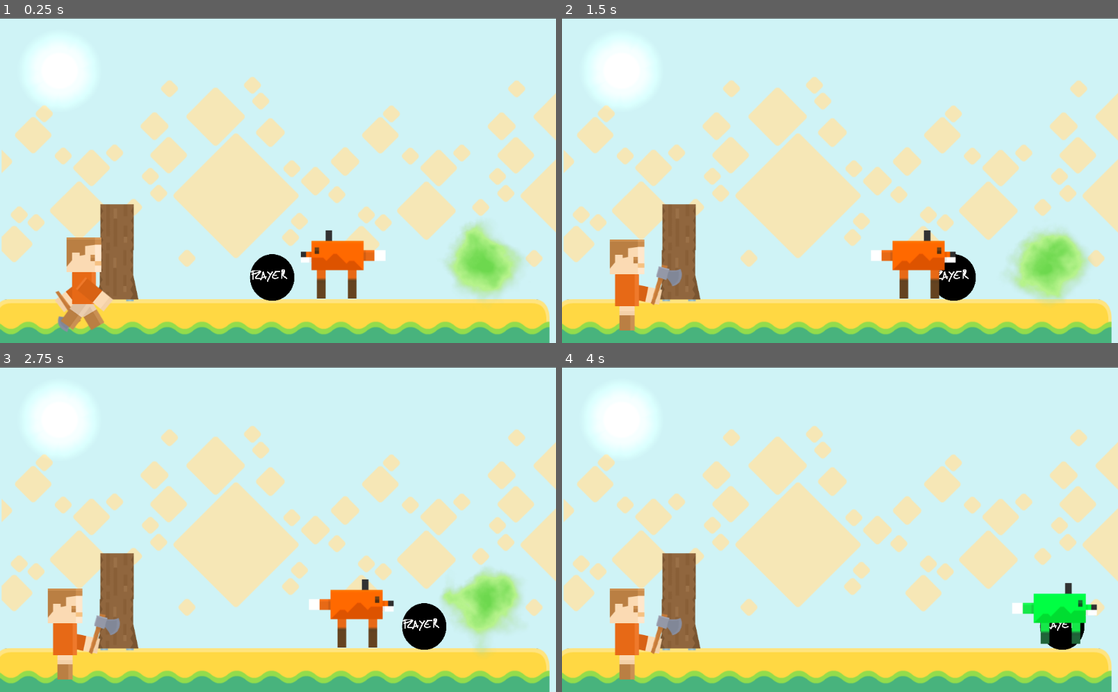
Above: before the commit, frames 1-4 (two rows, left to right).
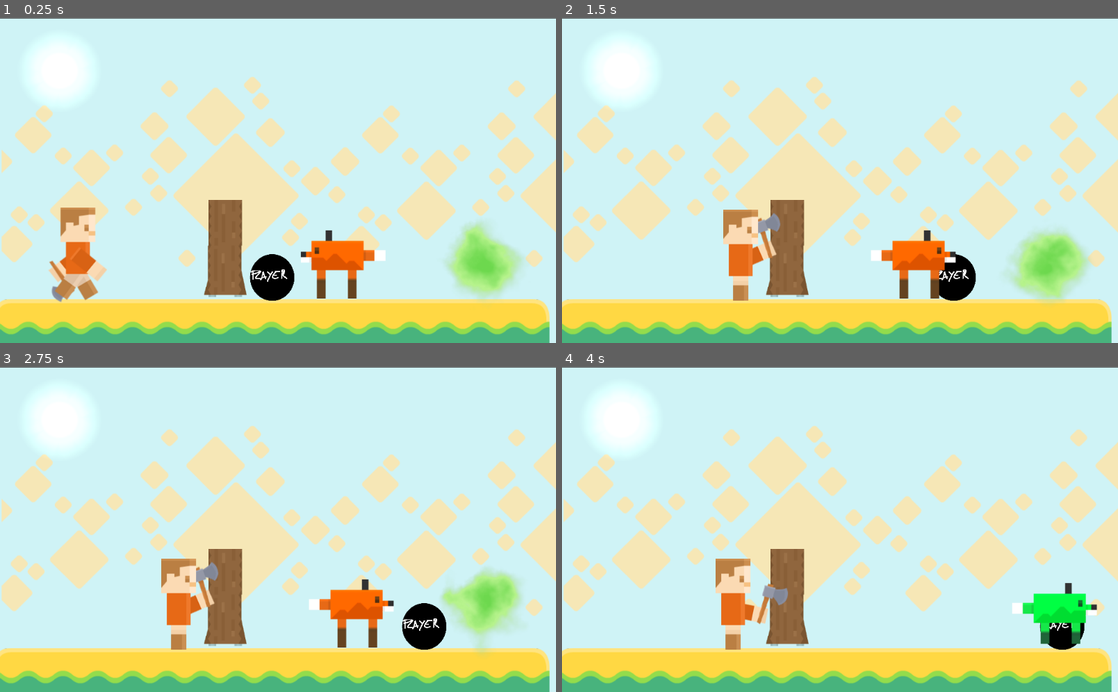
Above: after the commit, the same moments.

Repository: thiagola92/gamejamplus-2020
Game: Godot game, scene res://scenes/Main.tscn
Same seed, same stepped clock (60 frames per second), same inputs: the game is played once before the commit and once after it. The project has no main scene, so this scene is started directly.
Inputs:
- Up to frame 1 (0.25 s): no input
- Up to frame 2 (1.5 s): hold D 0.53-1.28 s; hold A from 1.28 s (still down)
- Up to frame 3 (2.75 s): release A at 2.03 s; hold D from 2.03 s (still down)
- Up to frame 4 (4 s): release D at 3.53 s; hold A from 3.53 s (still down)

The runs differ from the first frame. In frame 1, 6.2% of the frame differs, in the area x 8-45%, y 55-97%; in frame 2, 6.9%; in frame 3, 6.9%; in frame 4, 6.9%.

Commit message:
Main position enemy wall

Diff:
--- a/Game/scenes/Main.tscn
+++ b/Game/scenes/Main.tscn
@@ -75,11 +75,11 @@
 position = Vector2( 513.099, 473.023 )
 
 [node name="Enemy" parent="." instance=ExtResource( 2 )]
-position = Vector2( 66.563, 486.414 )
+position = Vector2( 55.3257, 430.977 )
 z_index = 1
 
 [node name="Wall" parent="." instance=ExtResource( 3 )]
-position = Vector2( 227.452, 426.855 )
+position = Vector2( 426.727, 418.614 )
 scale = Vector2( 0.7, 0.7 )
 script = null
 
@@ -96,6 +96,9 @@
 scale = Vector2( 4.2508, 2.55031 )
 z_index = -1
 texture = ExtResource( 5 )
+__meta__ = {
+"_edit_lock_": true
+}
 
 [node name="set2_tiles" type="Sprite" parent="."]
 position = Vector2( 334.667, 280.82 )
